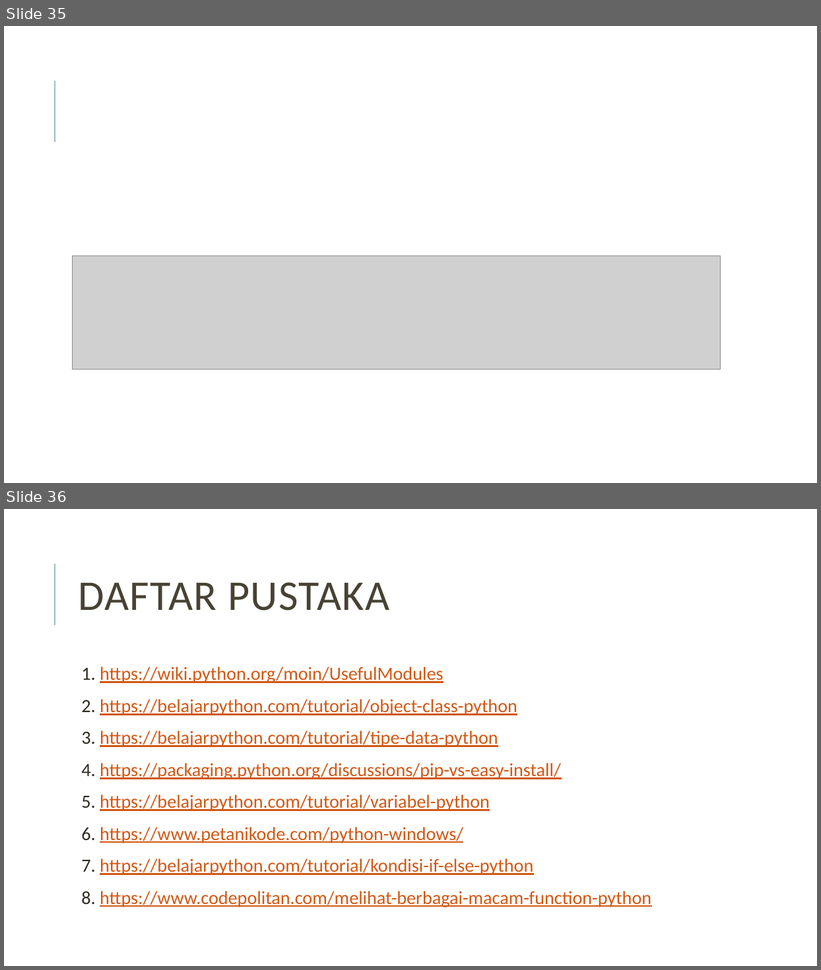
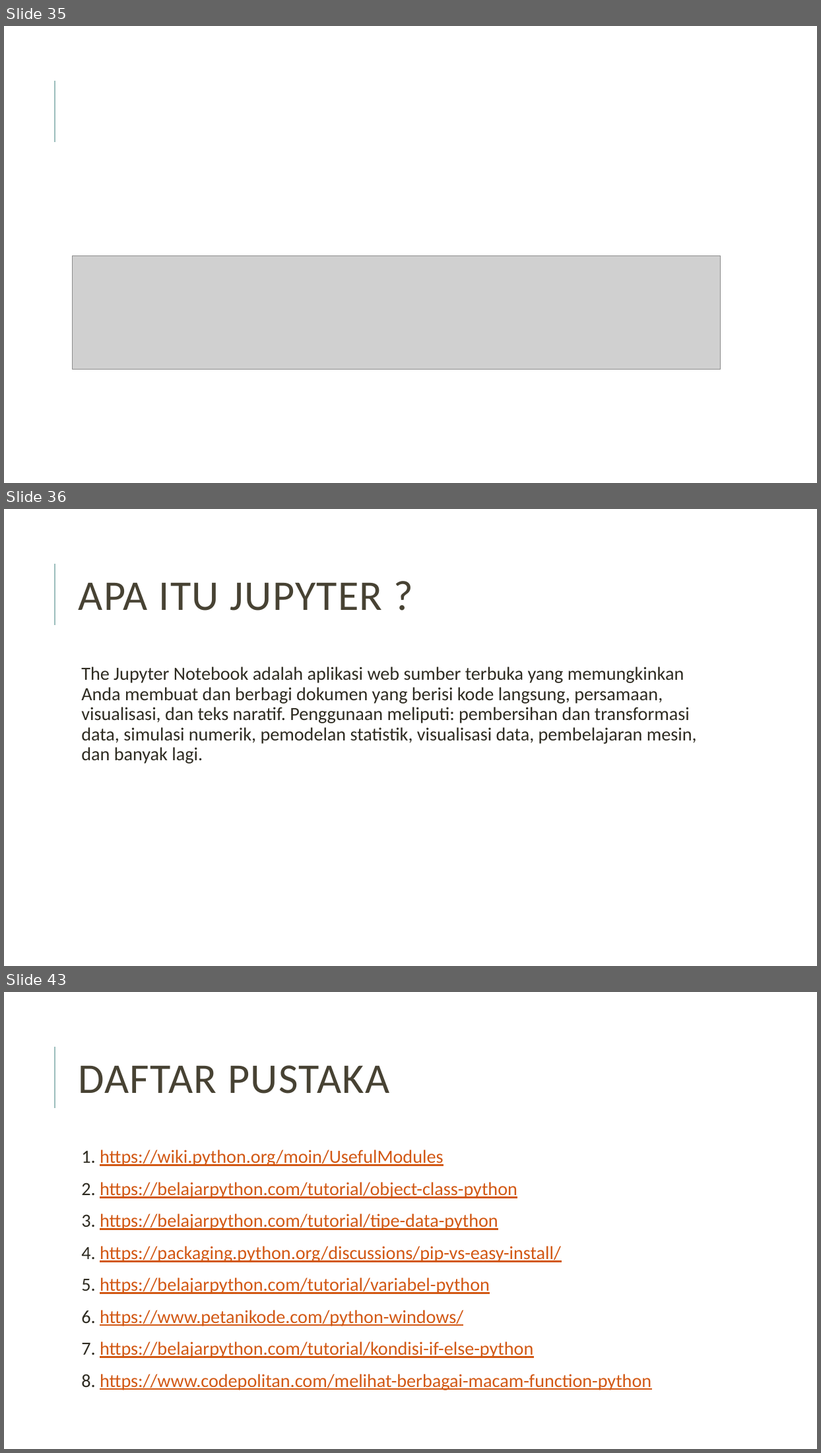
Before and after one commit to daryldiningrat/Pengantar-Deep-Learning, a slide deck: Tugas 1/DarylDiningrat_51415600_4IA17.pptx. Shown one above the other, each under a label of ours: slides 35 and 36 before the commit, slides 35, 36 and 43 after it; the slides between them are not shown. The pictures are 821x970 and 821x1453 pixels, drawn with LibreOffice and Linux fonts; fonts in the diff are those of the drawing; grey boxes stand for pictures. Boxes give left, top, right and bottom in pixels: in the first picture for what was removed or moved away, otherwise in the second. Text is boxed around its words. In the diff, an @@ line names an element or a change of style, - is before the commit and + after.

```diff
--- a/Tugas 1/DarylDiningrat_51415600_4IA17.pptx
+++ b/Tugas 1/DarylDiningrat_51415600_4IA17.pptx
@@ slide 36 added at (4,509,817,966), background #FFFFFF; not listed: 1 template element that a slide beside it also shows @@
@@ title added at (79,583,382,611), 50 pt, text #474233 @@
+APA ITU JUPYTER ?
@@ text added at (81,667,697,764), 22 pt, text #2E2B21 @@
+  The Jupyter Notebook adalah aplikasi web sumber terbuka yang memungkinkan Anda membuat dan berbagi dokumen yang berisi kode langsung, persamaan, visualisasi, dan teks naratif. Penggunaan meliputi: pembersihan dan transformasi data, simulasi numerik, pemodelan statistik, visualisasi data, pembelajaran mesin, dan banyak lagi.
@@ what was slide 36 is now slide 43 @@
```
Also in this commit, not shown: 6 other slides added.
